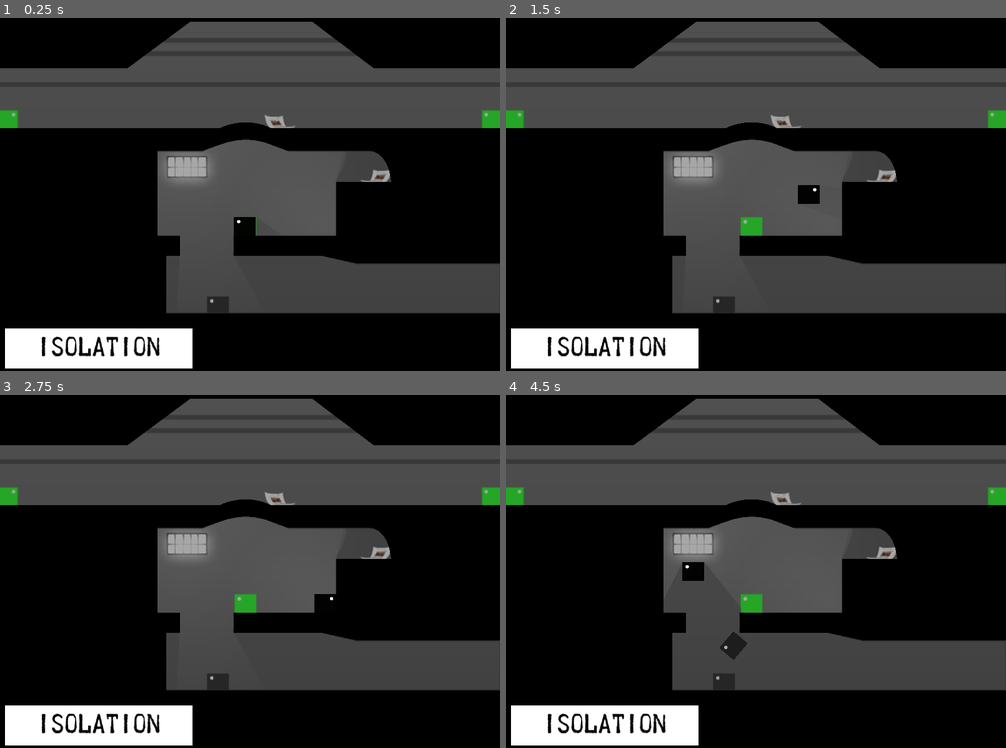
Above: before the commit, frames 1-4 (two rows, left to right).
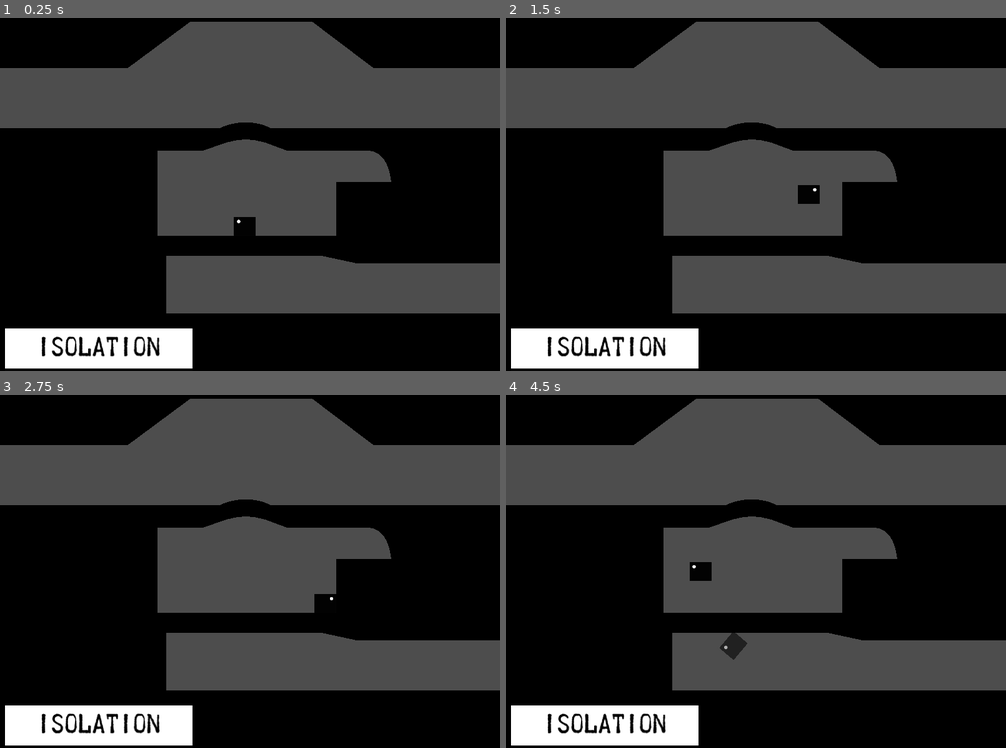
Above: after the commit, the same moments.

Repository: IntangibleMatter/PRIOR-Remake
Game: Godot game, scene res://levels/facility/isolation.tscn
Two runs of this game, one before a commit and one after it. Both use one fixed random seed, a clock stepped at 60 frames per second and the inputs below.
Inputs (mouse positions are in pixels of both pictures, inside the frame that each line leads up to):
- Up to frame 1 (0.25 s): no input
- Up to frame 2 (1.5 s): tap Enter at 0.5 s; move the mouse to (866, 162) at 0.52 s; hold Right (move_right) 0.53-1.25 s; hold Space (move_antigrav) 0.53-1.25 s; click (866, 162) at 0.67 s; tap Up (move_jump) at 0.77 s; drag from (656, 201) to (731, 258) at 1.27 s
- Up to frame 3 (2.75 s): move the mouse to (300, 476) at 2.02 s; hold Right (move_right) from 2.03 s (still down); hold Shift from 2.03 s (still down)
- Up to frame 4 (4.5 s): release Right (move_right) at 2.75 s; release Shift at 2.75 s; tap R (reset) at 2.75, 3.5 s; drag from (731, 635) to (606, 504) at 2.77 s; move the mouse to (906, 617) at 3.52 s; hold Left (move_left) 3.53-4.25 s; tap Enter at 3.6 s; tap Up (move_jump) at 3.77 s; drag from (606, 504) to (681, 465) at 4.27 s

The runs differ from the first frame. In frame 1, 2.4% of the frame differs, in the area x 0-100%, y 6-84%; in frame 2, 2.6%; in frame 3, 2.6%; in frame 4, 2.8%.

Commit message:
save oh god I can't wait to solve a merge conflict

Diff:
--- a/levels/facility/isolation.tscn
+++ b/levels/facility/isolation.tscn
@@ -1,16 +1,18 @@
-[gd_scene load_steps=94 format=3 uid="uid://cb6kd0w56jywy"]
+[gd_scene load_steps=99 format=3 uid="uid://cb6kd0w56jywy"]
 
 [ext_resource type="PackedScene" uid="uid://0f3ahgtchmfa" path="res://levels/levelbase.tscn" id="1_d0o2l"]
 [ext_resource type="Texture2D" uid="uid://cfrlsjh68ap5j" path="res://assets/originalgame/levels/253-a.png" id="2_k8ejr"]
+[ext_resource type="PackedScene" uid="uid://ds1e3ydloq7ey" path="res://obj/obj/door.tscn" id="3_bxyrd"]
 [ext_resource type="Script" path="res://addons/rmsmartshape/shapes/shape_closed.gd" id="3_oe6su"]
 [ext_resource type="Script" path="res://addons/rmsmartshape/vertex_properties.gd" id="4_yr0bt"]
 [ext_resource type="Script" path="res://addons/rmsmartshape/shapes/point.gd" id="5_3naxe"]
 [ext_resource type="Script" path="res://addons/rmsmartshape/shapes/point_array.gd" id="6_3ohp0"]
 [ext_resource type="Resource" uid="uid://q8nl5q4i4vua" path="res://assets/resources/ss2d_defaultblack.tres" id="7_i3go1"]
 [ext_resource type="PackedScene" uid="uid://d0uvac1yihbnu" path="res://obj/components/spawn.tscn" id="8_qwxrr"]
+[ext_resource type="PackedScene" uid="uid://dqd0qeqr0yu3s" path="res://obj/components/hidden_area.tscn" id="9_7rrhy"]
 [ext_resource type="PackedScene" uid="uid://c2bdvyo3foyww" path="res://obj/components/exit.tscn" id="9_nb0qq"]
 
-[sub_resource type="Resource" id="Resource_0d5fr"]
+[sub_resource type="Resource" id="Resource_5o0qk"]
 script = ExtResource("4_yr0bt")
 texture_idx = 23
 flip = false
@@ -574,6 +576,19 @@
 fill_from = Vector2(0.5, 0.5)
 fill_to = Vector2(1, 0.5)
 
+[sub_resource type="RectangleShape2D" id="RectangleShape2D_v62dm"]
+size = Vector2(1076, 256)
+
+[sub_resource type="Gradient" id="Gradient_6lmxh"]
+offsets = PackedFloat32Array(0, 0.876344, 0.962366, 1)
+colors = PackedColorArray(0, 0, 0, 1, 0, 0, 0, 1, 0, 0, 0, 0.608696, 0, 0, 0, 0)
+
+[sub_resource type="GradientTexture2D" id="GradientTexture2D_4anlc"]
+gradient = SubResource("Gradient_6lmxh")
+width = 1076
+height = 256
+fill_from = Vector2(1, 1)
+
 [sub_resource type="RectangleShape2D" id="RectangleShape2D_oe4xv"]
 size = Vector2(60, 200)
 
@@ -583,9 +598,19 @@
 [node name="levelbase" instance=ExtResource("1_d0o2l")]
 
 [node name="BaseLevel" parent="." index="0"]
+visible = false
 texture = ExtResource("2_k8ejr")
 
-[node name="StaticBody2D" type="StaticBody2D" parent="Env/Geometry" index="0"]
+[node name="Door" parent="Env/Geometry" index="0" instance=ExtResource("3_bxyrd")]
+position = Vector2(575, 800)
+rotation = -1.5708
+width = 64.5
+length = 196.0
+open_speed = 2.0
+open_delay = 8.0
+flag = "isolation_door"
+
+[node name="StaticBody2D" type="StaticBody2D" parent="Env/Geometry" index="1"]
 
 [node name="SS2D_Shape_Closed" type="Node2D" parent="Env/Geometry/StaticBody2D" index="0"]
 position = Vector2(816, 480)
@@ -609,6 +634,7 @@
 shadow_enabled = true
 texture = SubResource("GradientTexture2D_d1oyo")
 texture_scale = 20.0
+metadata/_edit_lock_ = true
 
 [node name="levelshadowlight" type="PointLight2D" parent="Env/Decoration" index="1"]
 position = Vector2(1040, 744)
@@ -617,6 +643,13 @@
 shadow_item_cull_mask = 2
 texture = SubResource("GradientTexture2D_j0etg")
 texture_scale = 10.0
+metadata/_edit_lock_ = true
+
+[node name="HiddenArea" parent="Env/Decoration" index="2" instance=ExtResource("9_7rrhy")]
+position = Vector2(1066, 936)
+shape = SubResource("RectangleShape2D_v62dm")
+texture = SubResource("GradientTexture2D_4anlc")
+flag = "isolation_hide"
 
 [node name="Spawn" parent="Spawns" index="0"]
 position = Vector2(784, 768)
@@ -654,3 +687,5 @@
 
 [node name="Label" parent="ColorRect" index="0"]
 text = "isolation"
+
+[connection signal="ready" from="." to="Env/Geometry/Door" method="open"]
--- a/project.godot
+++ b/project.godot
@@ -14,7 +14,7 @@
 run/main_scene="res://levels/facility/isolation.tscn"
 config/use_custom_user_dir=true
 config/custom_user_dir_name="prior_remake"
-config/features=PackedStringArray("4.1", "GL Compatibility")
+config/features=PackedStringArray("4.2", "GL Compatibility")
 config/icon="res://icon.svg"
 
 [autoload]
--- a/scripts/save.gd
+++ b/scripts/save.gd
@@ -17,6 +17,8 @@
 	"twoonethree_door": false,
 	"maintenance_door": false,
 	"cycle_door": false,
+	"isolation_door": false,
+	"isolation_hide": false,
 }
 
 var data := base_data.duplicate(true)
Not shown: 38 places in levels/facility/isolation.tscn that only renumber resources
Not shown: 42 places in levels/facility/welcome.tscn that only renumber resources
